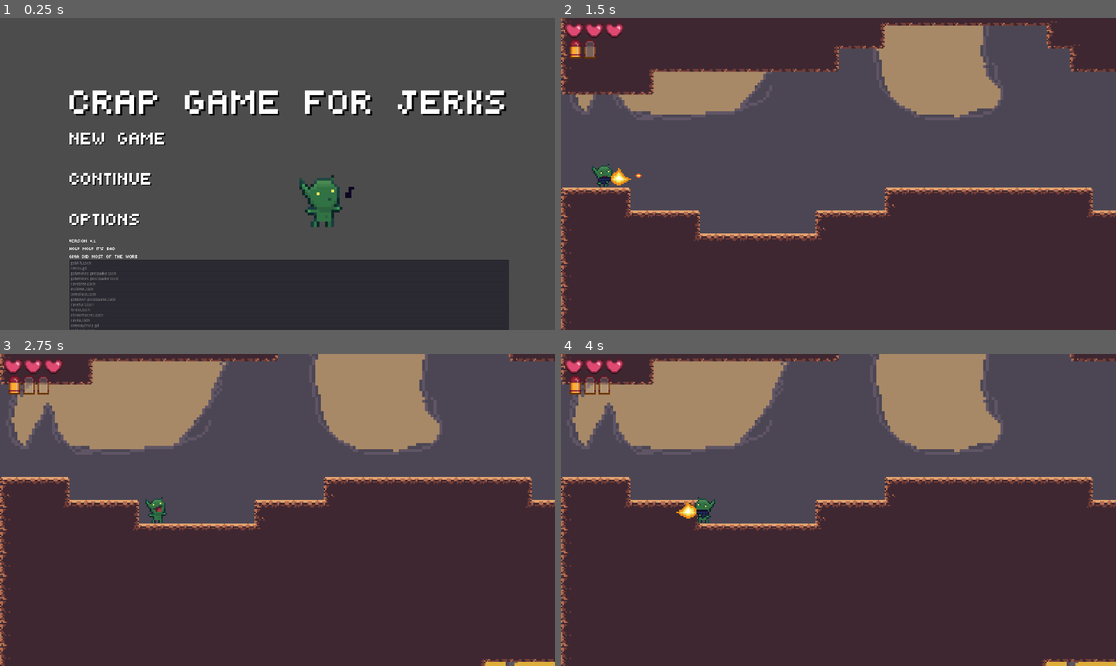
Above: before the commit, frames 1-4 (two rows, left to right).
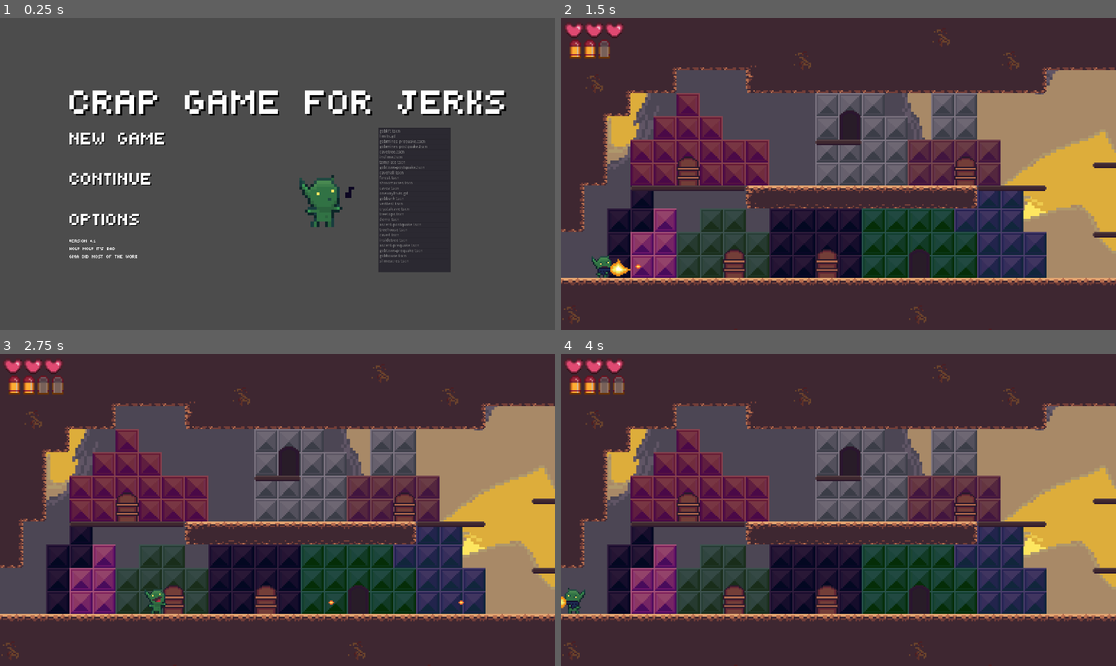
Above: after the commit, the same moments.

Repository: htimsekim/gobbo
Game: Godot game, scene res://src/UI/titleMenu.tscn
Same seed, same stepped clock (60 frames per second), same inputs: the game is played once before the commit and once after it.
Inputs (mouse positions are in pixels of both pictures, inside the frame that each line leads up to):
- Up to frame 1 (0.25 s): no input
- Up to frame 2 (1.5 s): click "new game" at 0.5 s; tap Enter at 1.25 s; move the mouse to (960, 158) at 1.27 s; hold Right (move_right) from 1.28 s (still down); tap Z (Dbullet) at 1.35 s; click (960, 158) at 1.42 s
- Up to frame 3 (2.75 s): tap Space (jump) at 1.52 s; tap X (Ibullet) at 1.55 s; release Right (move_right) at 2 s; drag from (166, 525) to (299, 488) at 2.02 s
- Up to frame 4 (4 s): move the mouse to (894, 441) at 2.77 s; hold A (move_left) 2.78-3.5 s; tap Z (Dbullet) at 2.85 s; tap X (Ibullet) at 3.05 s; drag from (810, 572) to (561, 428) at 3.52 s

The runs differ from the first frame. In frame 1, 22% of the frame differs, in the area x 12-92%, y 35-100%; in frame 2, 60%; in frame 3, 68%, in the area x 0-100%, y 0-100%; in frame 4, 68%.
Error in both runs: Invalid get index '0' (on base: 'Array'). (res://src/UI/titleMenu.gd:11)

Commit message:
level select

Diff:
--- a/project.godot
+++ b/project.godot
@@ -24,7 +24,7 @@
 "language": "GDScript",
 "path": "res://Character.gd"
 }, {
-"base": "Reference",
+"base": "Character",
 "class": "Crawler",
 "language": "GDScript",
 "path": "res://src/characters/enemycrawler.gd"
@@ -34,37 +34,37 @@
 "language": "GDScript",
 "path": "res://addons/aseprite_importer/classes/EditorTheme.gd"
 }, {
-"base": "Reference",
+"base": "Character",
 "class": "EnemyBat",
 "language": "GDScript",
 "path": "res://src/characters/enemybat.gd"
 }, {
-"base": "Reference",
+"base": "enemypatrolFLY",
 "class": "Oculon",
 "language": "GDScript",
 "path": "res://src/characters/enemyoculon.gd"
 }, {
-"base": "Reference",
+"base": "Character",
 "class": "Player",
 "language": "GDScript",
 "path": "res://src/characters/Player.gd"
 }, {
-"base": "Reference",
+"base": "enemypatrol",
 "class": "Skeleman",
 "language": "GDScript",
 "path": "res://src/characters/enemyskeleman.gd"
 }, {
-"base": "Reference",
+"base": "enemypatrol",
 "class": "SkelemanWalker",
 "language": "GDScript",
 "path": "res://src/characters/enemyskeleman-walker.gd"
 }, {
-"base": "Reference",
+"base": "Character",
 "class": "enemypatrol",
 "language": "GDScript",
 "path": "res://src/characters/enemypatrol.gd"
 }, {
-"base": "Reference",
+"base": "KinematicBody2D",
 "class": "enemypatrolFLY",
 "language": "GDScript",
 "path": "res://src/characters/enemypatrolFLY.gd"
--- a/src/Main/Global.gd
+++ b/src/Main/Global.gd
@@ -15,11 +15,11 @@
 var heart_boxes = []
 
 func _physics_process(_delta):
-	if Input.is_action_just_pressed("Dbullet"): #decrease bullet for TESTING ONLY
+	if Input.is_action_just_pressed("Dbullet") and get_node("plyrInst/BulletHealth").max_value > 3: #decrease bullet for TESTING ONLY
 		get_node("plyrInst/BulletHealth").max_value -= 1
 		Global.player.get_node("BulletHealth").value = Global.player.get_node("BulletHealth").max_value
 		get_node("UI/BulletPlyr").update_maxbullet(get_node("plyrInst/BulletHealth").max_value)
-	if Input.is_action_just_pressed("Ibullet"): #increase bullet for TESTING ONLY
+	if Input.is_action_just_pressed("Ibullet")and get_node("plyrInst/BulletHealth").max_value < 10: #increase bullet for TESTING ONLY
 		get_node("plyrInst/BulletHealth").max_value += 1
 		Global.player.get_node("BulletHealth").value = Global.player.get_node("BulletHealth").max_value
 		get_node("UI/BulletPlyr").update_maxbullet(get_node("plyrInst/BulletHealth").max_value)
--- a/src/UI/newGameButton.gd
+++ b/src/UI/newGameButton.gd
@@ -2,5 +2,4 @@
 
 func _on_newGameButton_toggled(_button_pressed):
 	Global.load_player()
-	#Global.goto_scene("res://src/levels/gobtown-prequake.tscn","level/spawns/spawn1")
-	Global.goto_scene("res://src/levels/cave4.tscn","level/spawns/spawn1")
+	Global.goto_scene("res://src/levels/gobtown-prequake.tscn","level/spawns/spawn1")
--- a/src/UI/titleMenu.gd
+++ b/src/UI/titleMenu.gd
@@ -15,6 +15,8 @@
 	OS.window_fullscreen = true
 	OS.set_borderless_window(true)
 
+
+
 func dir_contents(path):
 	dir = Directory.new()
 	if dir.open(path) == OK:
@@ -24,11 +26,13 @@
 			if dir.current_is_dir():
 				print("Found directory: " + file_name)
 			else:
-				$menu/ItemList.add_item(file_name)
+				$ScrollContainer/ItemList.add_item(file_name)
 			file_name = dir.get_next()
+		print($ScrollContainer/ItemList)
 	else:
 		print("An error occurred when trying to access the path.")
 
+
 func _on_ItemList_item_activated(index):
-	$menu/ItemList.select()
-	#Global.path = index
+	Global.load_player()
+	Global.goto_scene("res://src/levels/" + $ScrollContainer/ItemList.get_item_text(index),"level/spawns/spawn1")
--- a/src/UI/titleMenu.tscn
+++ b/src/UI/titleMenu.tscn
@@ -57,7 +57,7 @@
 [node name="menu" type="VBoxContainer" parent="."]
 margin_left = 240.0
 margin_top = 160.0
-margin_right = 1680.0
+margin_right = 1760.0
 margin_bottom = 920.0
 __meta__ = {
 "_edit_use_anchors_": false
@@ -123,19 +123,35 @@
 [node name="Label" type="Label" parent="menu"]
 margin_top = 595.0
 margin_right = 1520.0
-margin_bottom = 747.0
+margin_bottom = 760.0
 size_flags_vertical = 7
 custom_fonts/font = SubResource( 4 )
 text = "version 0.1
 holy moly it's bad
 gina did most of the work"
 
-[node name="ItemList" type="ItemList" parent="menu"]
-margin_left = 1000.0
-margin_top = 300.0
-margin_right = 1600.0
-margin_bottom = 309.0
+[node name="ScrollContainer" type="ScrollContainer" parent="."]
+margin_left = 1309.12
+margin_top = 380.147
+margin_right = 1559.12
+margin_bottom = 880.147
+rect_min_size = Vector2( 200, 500 )
+size_flags_horizontal = 0
+size_flags_vertical = 2
+scroll_horizontal_enabled = false
+__meta__ = {
+"_edit_use_anchors_": false
+}
+
+[node name="ItemList" type="ItemList" parent="ScrollContainer"]
+margin_right = 250.0
+margin_bottom = 500.0
+rect_min_size = Vector2( 250, 500 )
+allow_reselect = true
 auto_height = true
+__meta__ = {
+"_edit_use_anchors_": false
+}
 [connection signal="toggled" from="menu/centerRow/buttons/newGameButton" to="menu/centerRow/buttons/newGameButton" method="_on_newGameButton_toggled"]
 [connection signal="toggled" from="menu/centerRow/buttons/continueButton" to="menu/centerRow/buttons/continueButton" method="_on_continueButton_toggled"]
-[connection signal="item_activated" from="menu/ItemList" to="." method="_on_ItemList_item_activated"]
+[connection signal="item_activated" from="ScrollContainer/ItemList" to="." method="_on_ItemList_item_activated"]
--- a/src/levels/cavea.tscn
+++ b/src/levels/cavea.tscn
@@ -32,7 +32,7 @@
 [node name="ChangeStage2" parent="level/links" index="1" instance=ExtResource( 1 )]
 position = Vector2( -11.1734, -62.8505 )
 scale = Vector2( 1, 1.5 )
-target_stage = "res://src/levels/gobmines.tscn"
+target_stage = "res://src/levels/gobmines-postquake.tscn"
 target_spawn = "level/spawns/spawn2"
 
 [node name="Sprite" parent="level/ParallaxBackground/bg" index="0"]
--- a/src/levels/gobtown-prequake.tscn
+++ b/src/levels/gobtown-prequake.tscn
@@ -6,8 +6,6 @@
 [ext_resource path="res://assets/art/backgrounds/cavebg_m.png" type="Texture" id=4]
 [ext_resource path="res://assets/art/backgrounds/cavebg_f.png" type="Texture" id=5]
 [ext_resource path="res://src/Objects/ChangeStage.tscn" type="PackedScene" id=6]
-[ext_resource path="res://src/characters/enemyoculon.tscn" type="PackedScene" id=7]
-[ext_resource path="res://src/Objects/heartbox.tscn" type="PackedScene" id=8]
 
 [node name="gobtown" type="Node2D"]
 
@@ -90,11 +88,4 @@
 region_enabled = true
 region_rect = Rect2( 0, 0, 960, 180 )
 
-[node name="Oculon" parent="level" instance=ExtResource( 7 )]
-position = Vector2( -208.28, 103.244 )
-
-[node name="heartbox" parent="level" instance=ExtResource( 8 )]
-position = Vector2( -80.6593, 104.319 )
-heartName = "heart1"
-
 [editable path="level"]
--- a/src/levels/verttest.tscn
+++ b/src/levels/verttest.tscn
@@ -24,7 +24,7 @@
 [node name="bg_art2" parent="level/tilemaps" index="8"]
 tile_data = PoolIntArray( -655360, 12, 0, -655359, 12, 2, -589824, 12, 65536, -589823, 12, 65538, -524288, 12, 65536, - …(1435 unchanged characters)…
 
-[node name="spawna" type="Node2D" parent="level/spawns" index="0"]
+[node name="spawn1" type="Node2D" parent="level/spawns" index="0"]
 position = Vector2( 119.582, 43.0497 )
 
 [node name="bg" parent="level/ParallaxBackground" index="0"]
Not shown: 1 places in src/levels/gobtown-prequake.tscn that only renumber resources
